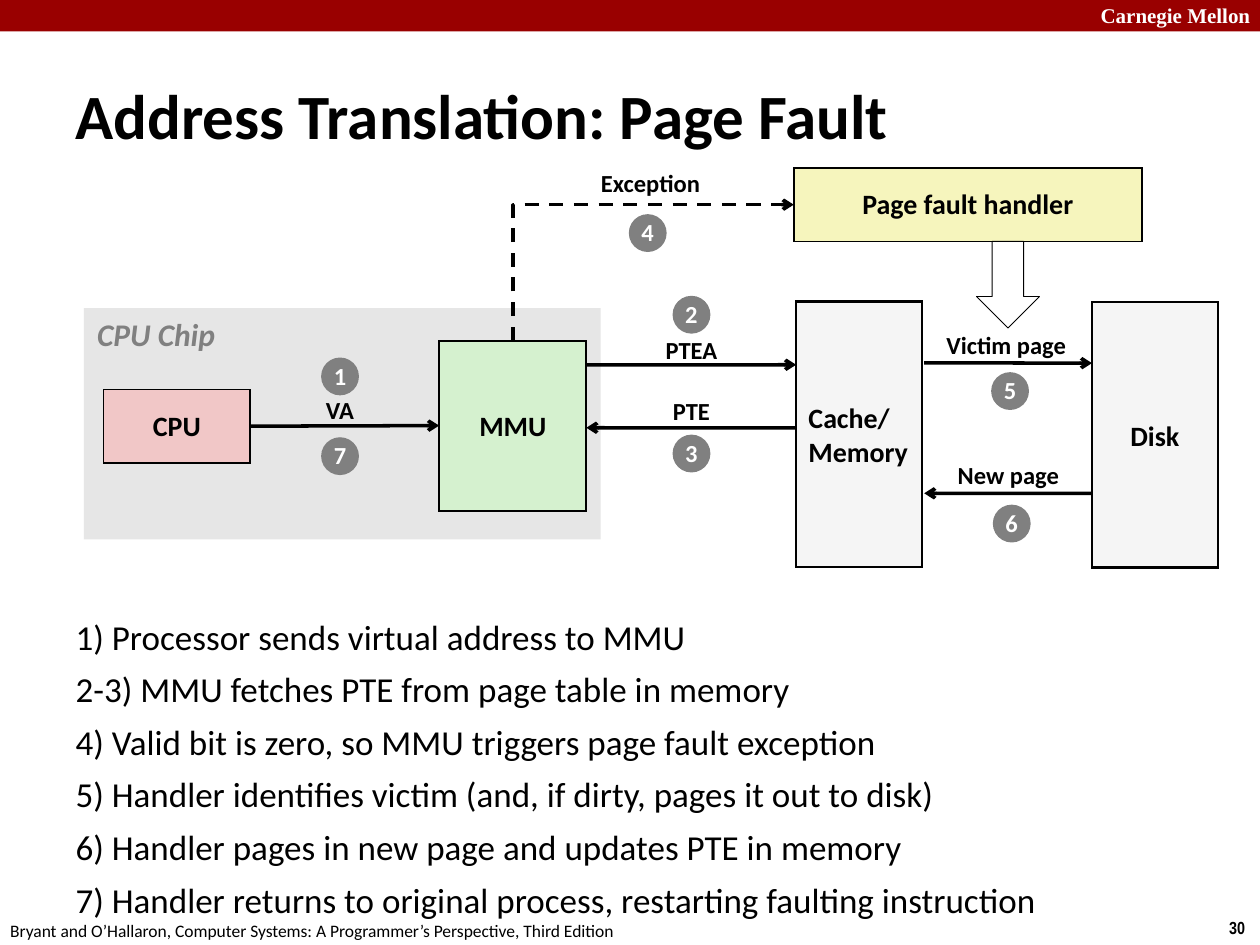
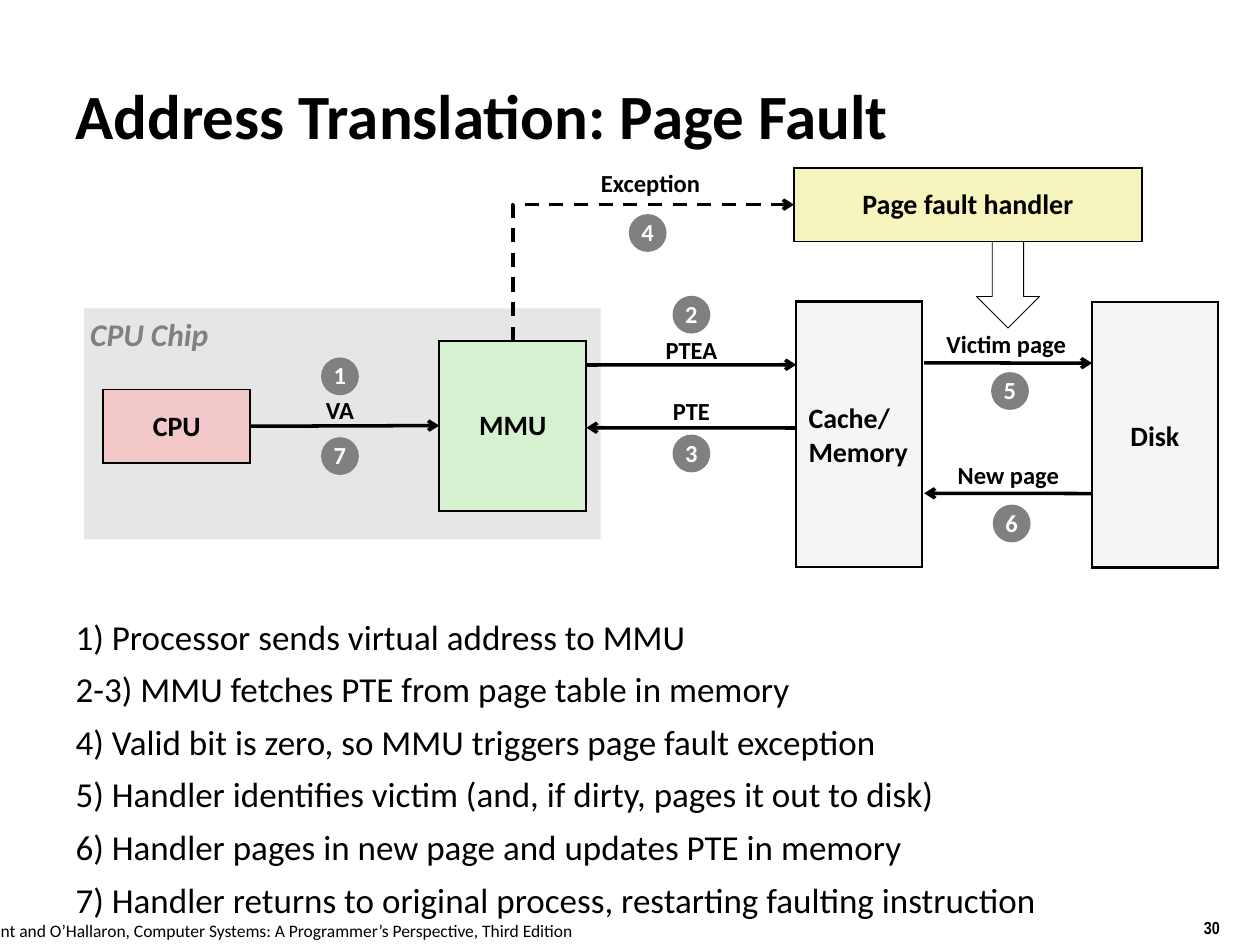
Before and after one commit to tntech-ngin/F24-CSC2770, a slide deck: slide 30 of docs/lectures_source/lectures/originals/17-vm-concepts.pptx. Drawn at 1260x945 pixels with LibreOffice and Linux fonts; fonts in the diff are those of the drawing. Boxes give left, top, right and bottom in pixels: in the first picture for what was removed or moved away, otherwise in the second. Text is boxed around its words. In the diff, an @@ line names an element or a change of style, - is before the commit and + after.

```diff
--- a/docs/lectures_source/lectures/originals/17-vm-concepts.pptx
+++ b/docs/lectures_source/lectures/originals/17-vm-concepts.pptx
@@ rectangle removed at [0, 0, 1260, 32] @@
@@ text removed at [1101, 8, 1250, 28] @@
-Carnegie Mellon
@@ text "CPU Chip": place and size @@
-text "CPU Chip" at [97, 324, 215, 351]
+text "CPU Chip" at [90, 324, 208, 351]
@@ text "Bryant and O’Hallaron, Computer Systems: ..." rewrapped from [10, 925, 614, 940] to [19, 925, 573, 940] @@
@@ page number: place and size @@
-page number at [1229, 922, 1245, 934]
+page number at [1204, 922, 1220, 934]
```
Also in this commit, not shown: 38 other slides changed, 42 other files.
